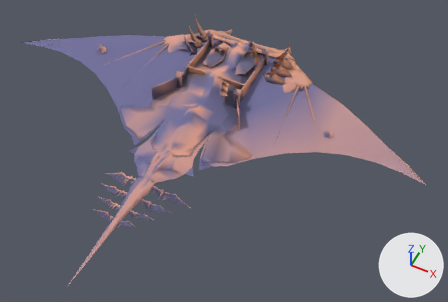
The glTF model Project/area/4 levitated ruin/act 1/environment/model/Rukh1LOD.gltf: old version first, new version second.
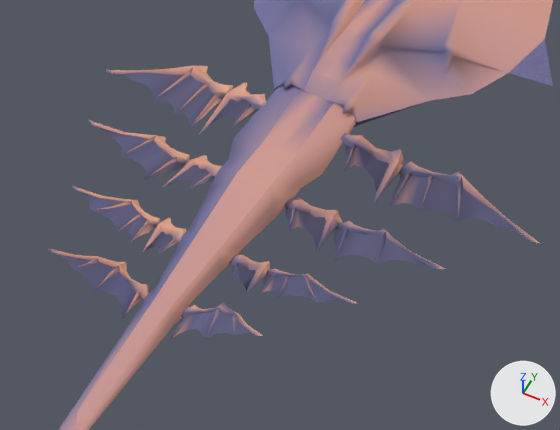
Old and new are each drawn whole from a 50 mm camera at (222.0, -213.0, 437.0) aimed at (42.0, 146.0, -12.0) and again close up on the part from 19% to 44% of the width and 53% to 81% of the height. Lighting does not change. The marker at lower right points along +X, +Y and +Z. Vertices at the same position are counted once.

Names of what the first close-up shows: 'Wings01Mesh', 'stg060_a05_Mesh_0002', 'stg060_o05_Mesh_0005', 'stg060_o05_Mesh_0029'.
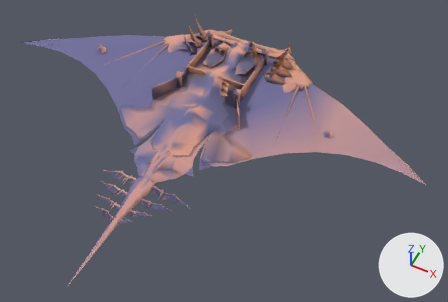
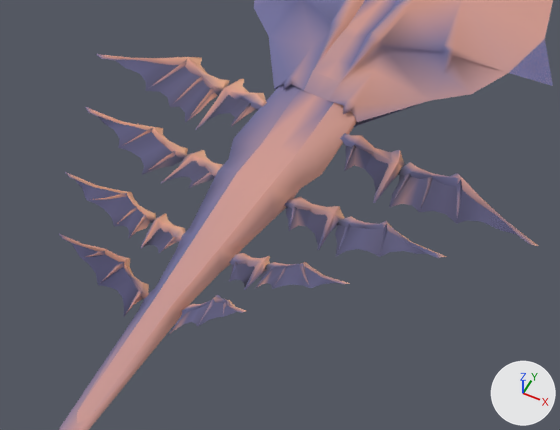
Pixel boxes [x1, y1, x2, y2] of what changed, in the close-ups (560 x 430 px; the box of a moved part takes in the faces that stretch with it):
'Wings01Mesh', reshaped: before [48, 65, 539, 340]; after [59, 54, 538, 336]
part 1 of me_wings01mesh, moved or reshaped: before [162, 155, 222, 188]; after [160, 150, 223, 184]
part 2 of me_wings01mesh, moved or reshaped: before [167, 165, 215, 190]; after [166, 161, 215, 189]
part 3 of me_wings01mesh, moved or reshaped: before [89, 120, 190, 165]; after [85, 106, 188, 160]
part 4 of me_wings01mesh, moved or reshaped: before [101, 128, 184, 180]; after [99, 117, 182, 175]
part 5 of me_wings01mesh, moved or reshaped: before [128, 136, 155, 152]; after [125, 128, 153, 144]
part 6 of me_wings01mesh, moved or reshaped: before [150, 157, 177, 176]; after [149, 151, 176, 170]
part 7 of me_wings01mesh, moved or reshaped: before [230, 254, 270, 294]; after [229, 253, 270, 290]
part 8 of me_wings01mesh, moved or reshaped: before [230, 265, 256, 291]; after [229, 263, 254, 286]
part 9 of me_wings01mesh, moved or reshaped: before [266, 269, 357, 303]; after [265, 262, 349, 284]
part 10 of me_wings01mesh, moved or reshaped: before [258, 275, 345, 303]; after [255, 265, 336, 289]
part 11 of me_wings01mesh, moved or reshaped: before [262, 273, 277, 290]; after [256, 267, 275, 287]
part 12 of me_wings01mesh, moved or reshaped: before [280, 276, 290, 293]; after [275, 267, 287, 285]
part 13 of me_wings01mesh, moved or reshaped: before [303, 275, 316, 298]; after [300, 263, 309, 284]
part 14 of me_wings01mesh, moved or reshaped: before [199, 83, 267, 135]; after [195, 79, 267, 130]
part 15 of me_wings01mesh, moved or reshaped: before [210, 99, 256, 129]; after [205, 95, 255, 127]
part 16 of me_wings01mesh, moved or reshaped: before [48, 135, 539, 340]; after [59, 135, 538, 336]
part 17 of me_wings01mesh, moved or reshaped: before [106, 65, 255, 128]; after [96, 54, 251, 124]

Edits to the bpy script that builds the scene:
```text
Change me_wings01mesh:
    remove me_wings01mesh.from_pydata(...)  # 1628 vertices, 2348 faces; spans x -46.4..47.0, y 17.2..77.1, z -12.8..6.6
    add me_wings01mesh.from_pydata(...)  # 1628 vertices, 2348 faces; spans x -47.6..46.8, y 17.3..76.9, z -11.8..11.6
    me_wings01mesh part 1: the loose piece of 45 vertices spanning x -16.2..-6.2, y 46.3..56.8, z -4.9..0.2 is multiplied about its middle by the matrix ((0.994, 0.007, 0.105), (-0.002, 0.999, -0.047), (-0.105, 0.046, 0.993)), then moved by (-0.2, 0.1, 0.5)
    me_wings01mesh part 2: the loose piece of 14 vertices spanning x -15.6..-7.0, y 46.6..54.3, z -4.3..-0.2 is multiplied about its middle by the matrix ((0.994, 0.007, 0.105), (-0.002, 0.999, -0.047), (-0.105, 0.046, 0.993)), then moved by (-0.2, 0.1, 0.5)
    me_wings01mesh part 3: the loose piece of 43 vertices spanning x -37.5..-15.0, y 52.5..57.6, z -5.6..-3.5 is multiplied about its middle by the matrix ((0.994, 0.007, 0.105), (-0.002, 0.999, -0.047), (-0.105, 0.046, 0.993)), then moved by (-0.3, 0.2, 2.3)
    me_wings01mesh part 4: the loose piece of 22 vertices spanning x -35.2..-15.6, y 46.1..56.3, z -5.1..-2.6 is multiplied about its middle by the matrix ((0.994, 0.007, 0.105), (-0.002, 0.999, -0.047), (-0.105, 0.046, 0.993)), then moved by (-0.3, 0.2, 2.0)
    me_wings01mesh part 5: the loose piece of 13 vertices spanning x -26.8..-23.6, y 49.5..56.3, z -4.2..-3.3 is moved by (-0.3, 0.2, 2.1)
    me_wings01mesh part 6: the loose piece of 13 vertices spanning x -19.7..-17.0, y 47.0..53.9, z -4.1..-2.8 is multiplied about its middle by the matrix ((0.994, 0.007, 0.105), (-0.002, 0.999, -0.047), (-0.105, 0.046, 0.993)), then moved by (-0.3, 0.2, 1.2)
    me_wings01mesh part 7: the loose piece of 45 vertices spanning x 4.4..11.4, y 32.0..40.3, z -2.2..0.5 is multiplied about its middle by the matrix ((0.969, 0.007, -0.245), (-0.027, 0.997, -0.078), (0.244, 0.082, 0.966)), then moved by (0.1, 0.0, 0.8)
    me_wings01mesh part 8: the loose piece of 13 vertices spanning x 5.2..10.7, y 32.4..38.3, z -1.8..0.1 is multiplied about its middle by the matrix ((0.969, 0.007, -0.245), (-0.027, 0.997, -0.078), (0.244, 0.082, 0.966)), then moved by (0.1, 0.0, 0.8)
    me_wings01mesh part 9: the loose piece of 43 vertices spanning x 10.9..29.4, y 37.1..41.3, z -2.3..0.1 is multiplied about its middle by the matrix ((0.969, 0.007, -0.245), (-0.027, 0.997, -0.078), (0.244, 0.082, 0.966)), then moved by (-0.2, -0.3, 4.1)
    me_wings01mesh part 10: the loose piece of 24 vertices spanning x 11.7..27.9, y 32.3..40.3, z -2.0..0.4 is multiplied about its middle by the matrix ((0.969, 0.007, -0.245), (-0.027, 0.997, -0.078), (0.244, 0.082, 0.966)), then moved by (-0.3, -0.4, 3.7)
    me_wings01mesh part 11: the loose piece of 13 vertices spanning x 12.6..13.4, y 32.5..38.2, z -1.0..0.4 is multiplied about its middle by the matrix ((0.969, 0.007, -0.245), (-0.027, 0.997, -0.078), (0.244, 0.082, 0.966)), then moved by (-0.2, -0.2, 2.0)
    me_wings01mesh part 12: the loose piece of 13 vertices spanning x 14.8..16.5, y 33.5..38.9, z -1.0..0.4 is multiplied about its middle by the matrix ((0.969, 0.007, -0.245), (-0.027, 0.997, -0.078), (0.244, 0.082, 0.966)), then moved by (-0.3, -0.3, 2.7)
    me_wings01mesh part 13: the loose piece of 13 vertices spanning x 17.3..23.1, y 35.8..40.4, z -1.0..0.3 is multiplied about its middle by the matrix ((0.969, 0.007, -0.245), (-0.027, 0.997, -0.078), (0.244, 0.082, 0.966)), then moved by (-0.4, -0.4, 3.9)
    me_wings01mesh part 14: the loose piece of 45 vertices spanning x -18.7..-7.8, y 61.3..74.9, z -6.5..0.7 is multiplied about its middle by the matrix ((0.993, -0.011, 0.114), (0.01, 1.0, 0.002), (-0.114, -0.001, 0.993)), then moved by (-0.3, -0.1, 0.6)
    me_wings01mesh part 15: the loose piece of 14 vertices spanning x -18.0..-9.0, y 62.6..71.0, z -5.7..-0.2 is multiplied about its middle by the matrix ((0.993, -0.011, 0.114), (0.01, 1.0, 0.002), (-0.114, -0.001, 0.993)), then moved by (-0.3, -0.1, 0.6)
    me_wings01mesh part 16: 899 of 1628 vertices moved; they spanned x -29.5..47.0, y 17.2..76.6, z -10.9..6.6 and now span x -28.8..46.8, y 17.3..76.5, z -11.8..11.6; mean shift (0.0, -0.1, 1.3); largest move (-29.5, 38.2, -0.5) -> (-28.8, 36.6, 5.8)
    me_wings01mesh part 17: 179 of the vertices in x -46.4..-9.5, y 62.0..77.1, z -12.8..-0.3 are multiplied about their middle by the matrix ((0.993, -0.011, 0.114), (0.01, 1.0, 0.002), (-0.114, -0.001, 0.993)), then moved by (-0.6, -0.2, 2.3)
```
